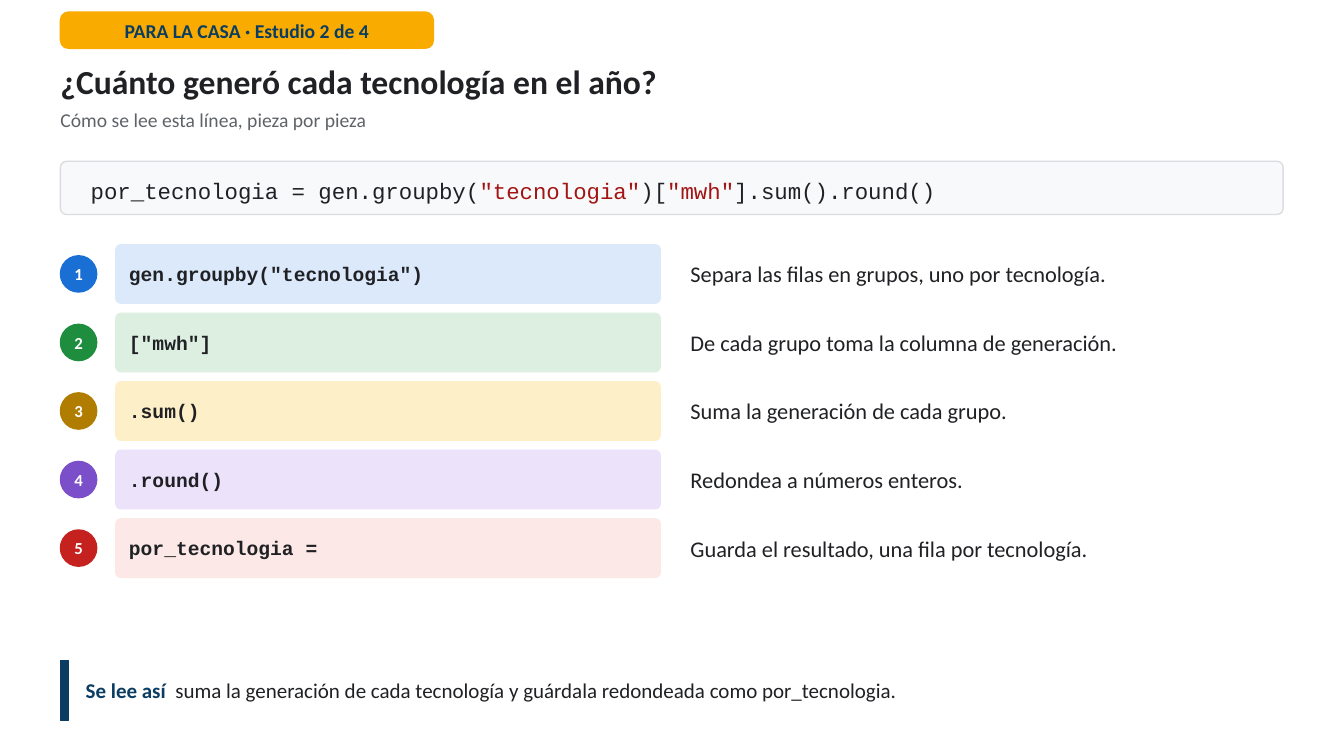
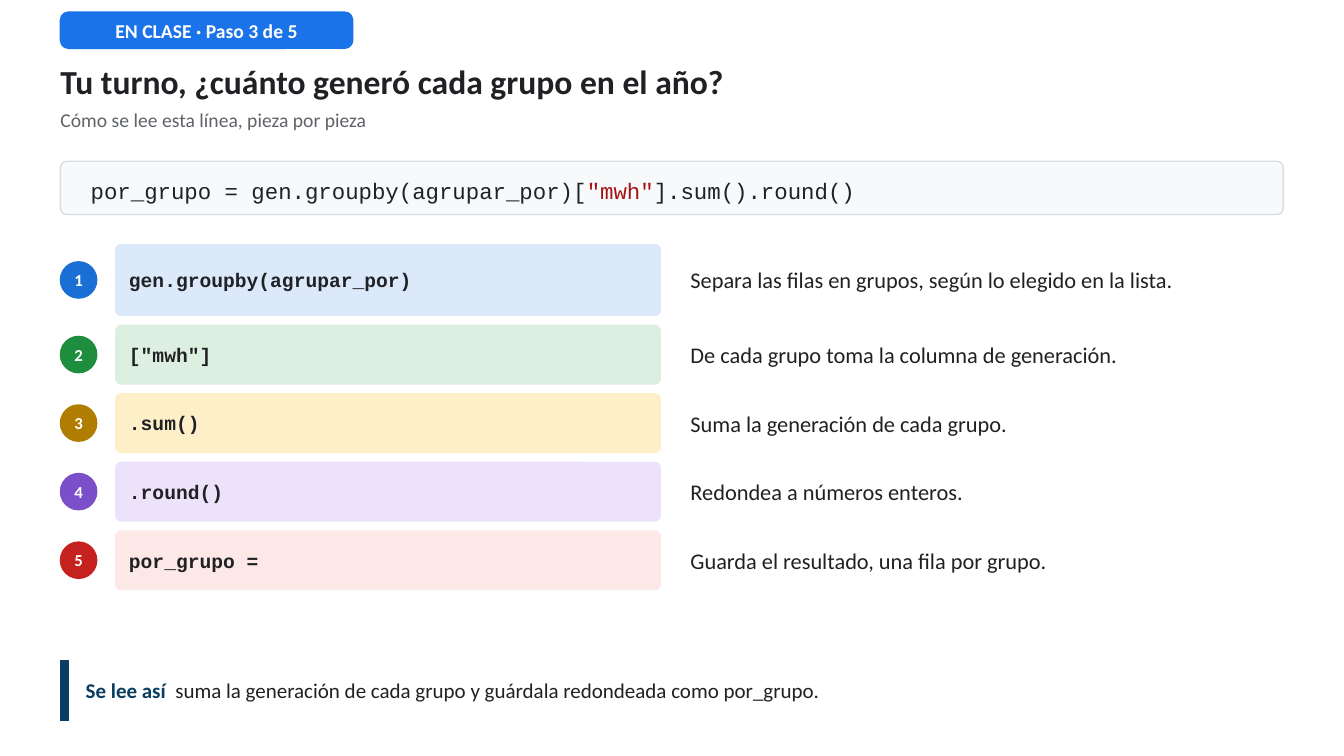
Before and after one commit to RodrigoMSB/curso-python-minergia, a slide deck: slide 16 of presentaciones/Simulador_Lab02_guiado.pptx (slide 36 before the commit). Drawn at 1344x756 pixels with LibreOffice and Linux fonts; fonts in the diff are those of the drawing. Boxes give left, top, right and bottom in pixels: in the first picture for what was removed or moved away, otherwise in the second. Text is boxed around its words. In the diff, an @@ line names an element or a change of style, - is before the commit and + after.

```diff
--- a/presentaciones/Simulador_Lab02_guiado.pptx
+++ b/presentaciones/Simulador_Lab02_guiado.pptx
@@ rounded rectangle: place and size @@
-rounded rectangle at <box>60,12,434,48</box>
+rounded rectangle at <box>60,12,353,48</box>
@@ rounded rectangle at <box>60,12,353,48</box>: fill #F9AB00 to #1A73E8; outline #F9AB00 1 pt to #1A73E8 1 pt @@
@@ text at <box>115,24,298,38</box>: text changed; text colour #0B3D62 to #FFFFFF @@
-PARA LA CASA · Estudio 2 de 4
+EN CLASE · Paso 3 de 5
@@ text at <box>60,70,723,100</box>: text changed @@
-¿Cuánto generó cada tecnología en el año?
+Tu turno, ¿cuánto generó cada grupo en el año?
@@ text at <box>91,183,854,204</box>: text changed @@
-por_tecnologia = gen.groupby("tecnologia")["mwh"].sum().round()
+por_grupo = gen.groupby(agrupar_por)["mwh"].sum().round()
@@ text "1": place and size @@
-text "1" at <box>74,269,82,280</box>
+text "1" at <box>74,275,82,286</box>
@@ ellipse: place and size @@
-ellipse at <box>60,256,97,292</box>
+ellipse at <box>60,262,97,298</box>
@@ rounded rectangle: place and size @@
-rounded rectangle at <box>116,245,660,303</box>
+rounded rectangle at <box>116,245,660,316</box>
@@ rounded rectangle at <box>116,245,660,316</box>: proportions changed @@
@@ text at <box>129,274,411,291</box>: text changed @@
-gen.groupby("tecnologia")
+gen.groupby(agrupar_por)
@@ text at <box>690,272,1172,292</box>: text changed @@
-Separa las filas en grupos, uno por tecnología.
+Separa las filas en grupos, según lo elegido en la lista.
@@ 10 texts, 4 ellipses, 4 rounded rectangles: place and size @@
-10 texts, 4 ellipses, 4 rounded rectangles at <box>60,314,1117,578</box>
+10 texts, 4 ellipses, 4 rounded rectangles at <box>60,326,1117,590</box>
@@ text at <box>129,557,235,572</box>: text changed @@
-por_tecnologia =
+por_grupo =
@@ text at <box>690,553,1046,573</box>: text changed @@
-Guarda el resultado, una fila por tecnología.
+Guarda el resultado, una fila por grupo.
@@ text at <box>86,683,819,702</box>: text changed @@
-Se lee así suma la generación de cada tecnología y guárdala redondeada como por_tecnologia.
+Se lee así suma la generación de cada grupo y guárdala redondeada como por_grupo.
```
Also in this commit, not shown: 39 other slides changed, 11 slides added, 1 slide removed, 22 other files.
